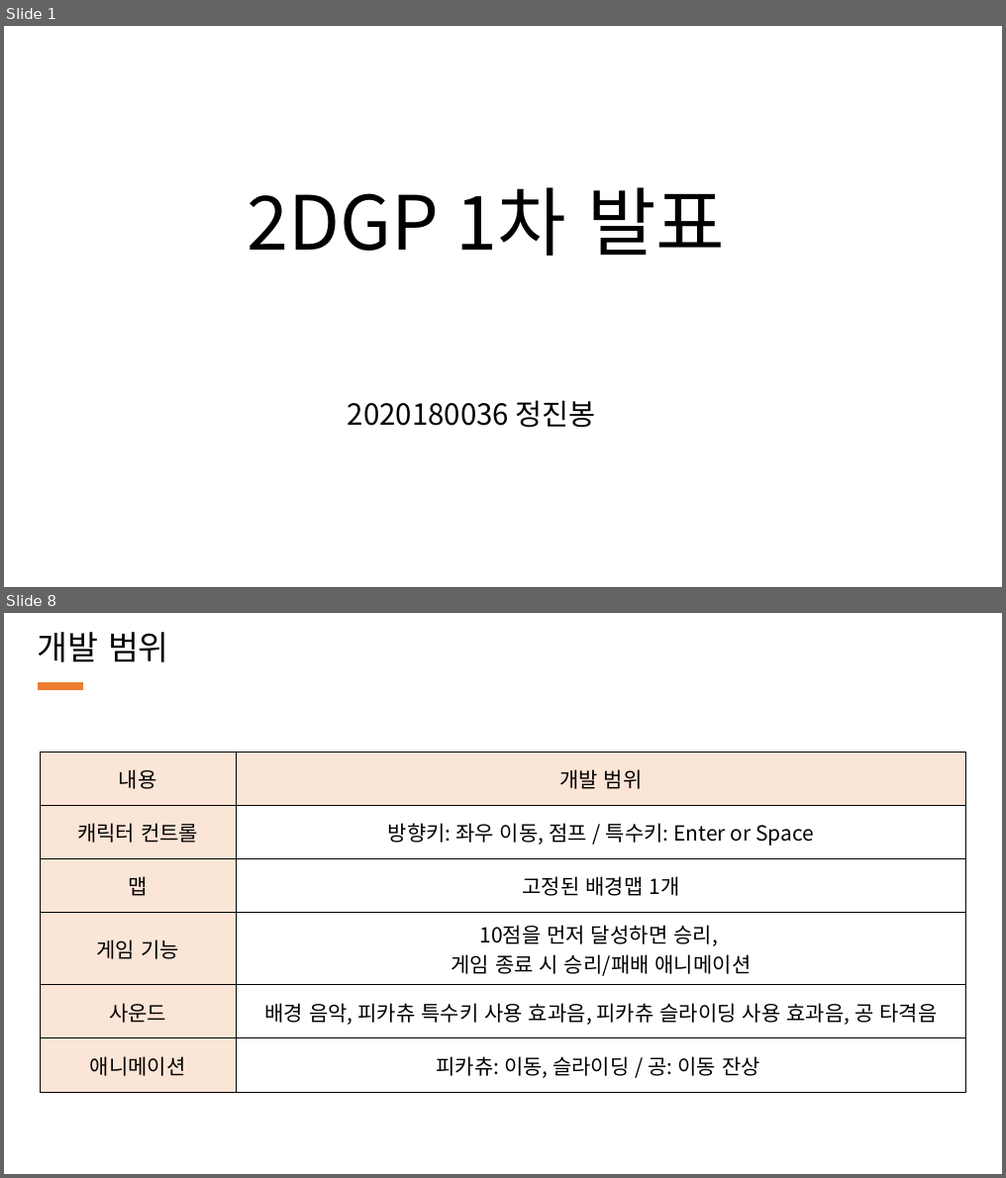
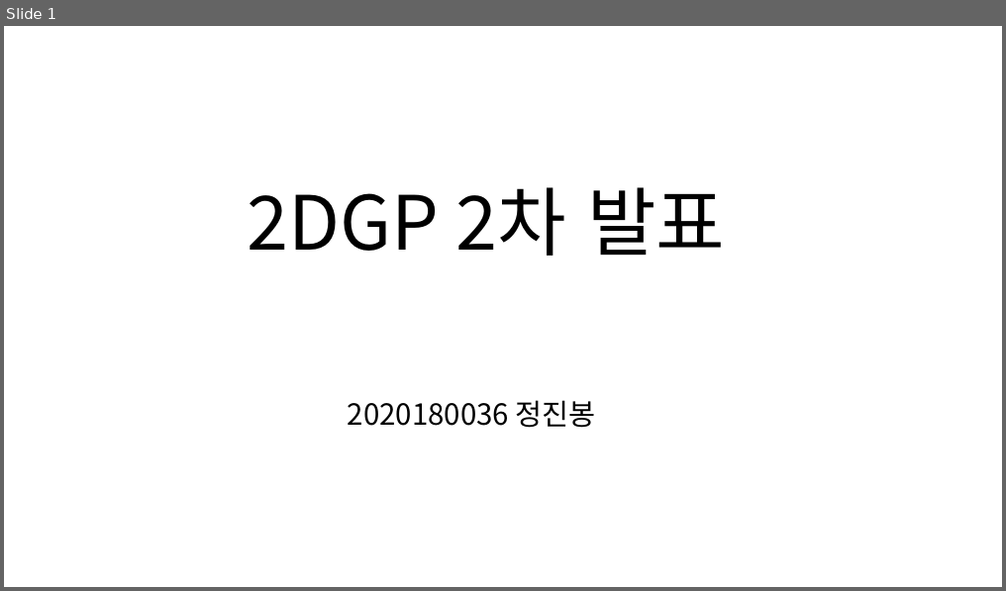
Before and after one commit to JeongJinbong/2DGP_Project, a slide deck: 1차 발표 자료.pptx. Shown one above the other, each under a label of ours: slides 1 and 8 before the commit, slide 1 after it; the slides between them are not shown. The pictures are 1006x1178 and 1006x591 pixels, drawn with LibreOffice and Linux fonts; fonts in the diff are those of the drawing. Boxes give left, top, right and bottom in pixels: in the first picture for what was removed or moved away, otherwise in the second. Text is boxed around its words. In the diff, an @@ line names an element or a change of style, - is before the commit and + after.

Commit message:
게임 프레임웍 분리

```diff
--- a/1차 발표 자료.pptx
+++ b/1차 발표 자료.pptx
@@ slide 8 removed at [4,613,1002,1174], background #FFFFFF @@
@@ text removed at [38,632,169,663] @@
-개발 범위
@@ rectangle removed at [39,682,82,689] @@
@@ table removed at [40,752,966,1092], 6 rows, 2 columns @@
-내용 | 개발 범위
-캐릭터 컨트롤 | 방향키: 좌우 이동, 점프 / 특수키: Enter or Space
-맵 | 고정된 배경맵 1개
-게임 기능 | 10점을 먼저 달성하면 승리, / 게임 종료 시 승리/패배 애니메이션
-사운드 | 배경 음악, 피카츄 특수키 사용 효과음, 피카츄 슬라이딩 사용 효과음, 공 타격음
-애니메이션 | 피카츄: 이동, 슬라이딩 / 공: 이동 잔상
@@ slide 1 changed as well @@
@@ text at [248,187,725,256]: text changed @@
-2DGP 1차 발표
+2DGP 2차 발표
```
Also in this commit, not shown: 1 other slide changed, 1 slide added, 5 other slides removed, 9 other files.
